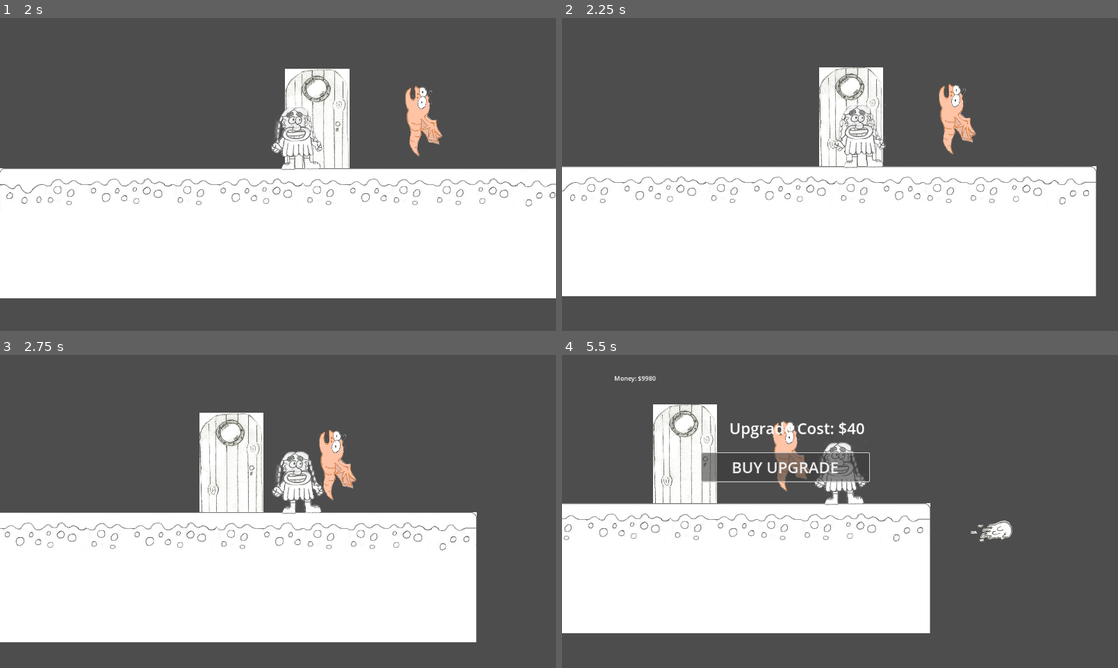
Above: before the commit, frames 1-4 (two rows, left to right).
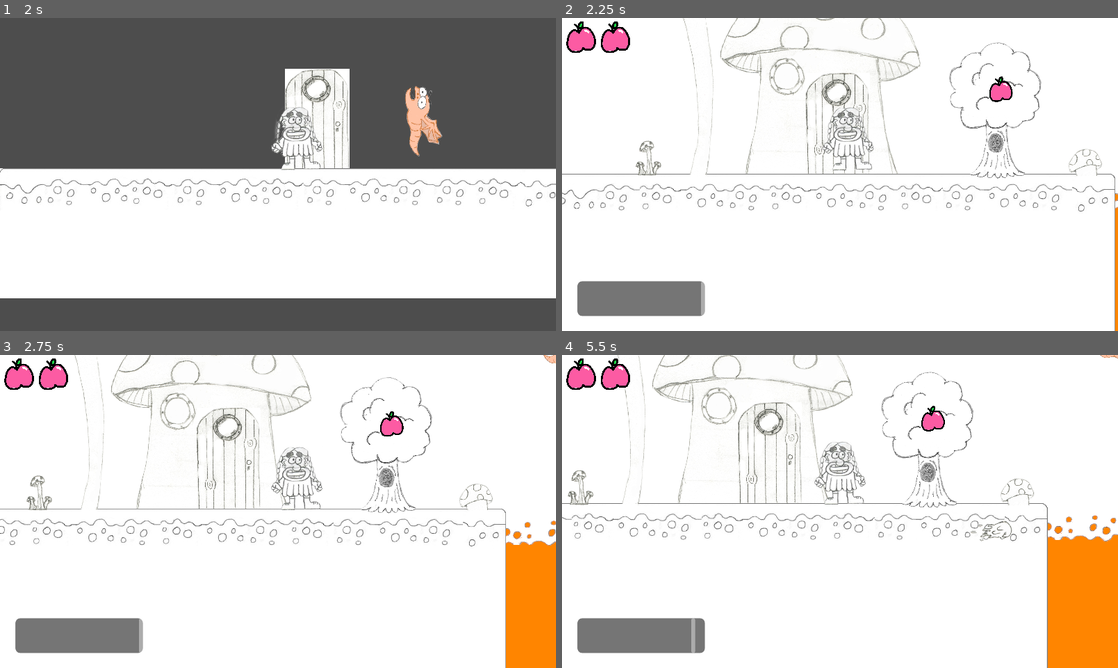
Above: after the commit, the same moments.

Repository: Arloco/game
Game: Godot game, scene res://Main_Menu/main_menu.tscn
Same seed, same stepped clock (60 frames per second), same inputs: the game is played once before the commit and once after it.
Inputs (mouse positions are in pixels of both pictures, inside the frame that each line leads up to):
- Up to frame 1 (2 s): click (300, 224) at 0.5 s; move the mouse to (400, 158) at 1.27 s; hold Right (ui_right) from 1.28 s (still down); tap Space (select) at 1.35 s; tap W (jump) at 1.52 s
- Up to frame 2 (2.25 s): keep holding Right (ui_right); move the mouse to (728, 190) at 2.02 s; tap Space (select) at 2.1 s
- Up to frame 3 (2.75 s): keep holding Right (ui_right); tap W (jump) at 2.27 s
- Up to frame 4 (5.5 s): move the mouse to (895, 442) at 2.77 s; release Right (ui_right) at 2.78 s; hold Left (ui_left) 2.78-3.53 s; click (895, 442) at 2.85 s; tap Space (select) at 3.05, 3.6, 4.35 s; move the mouse to (812, 574) at 3.52 s; hold Right (ui_right) 3.53-5 s; tap W (jump) at 3.77, 4.52 s; move the mouse to (1006, 558) at 4.27 s; click (806, 473) at 5 s, where only the run before the commit has a clickable "BUY UPGRADE"

Frame 1 is identical in both runs. In frame 2, 62% of the frame differs, in the area x 0-100%, y 0-100%; in frame 3, 65%; in frame 4, 71%.

Commit message:
fixed shop

Diff:
--- a/Scenes/Inside_of_House.tscn
+++ b/Scenes/Inside_of_House.tscn
@@ -8,7 +8,7 @@
 [ext_resource type="PackedScene" uid="uid://b3pgejynlqeos" path="res://Scenes/shop_keeper.tscn" id="6_xjpbm"]
 
 [sub_resource type="RectangleShape2D" id="RectangleShape2D_buh25"]
-size = Vector2(133, 200)
+size = Vector2(177, 266)
 
 [node name="Inside" type="Node2D"]
 
@@ -21,7 +21,7 @@
 texture = ExtResource("4_u4vde")
 
 [node name="CollisionShape2D" type="CollisionShape2D" parent="Area2D"]
-position = Vector2(8, 84)
+position = Vector2(0.5, 78)
 shape = SubResource("RectangleShape2D_buh25")
 
 [node name="Inside Platform" parent="." instance=ExtResource("2_n42q6")]
--- a/Scripts/Inside.gd
+++ b/Scripts/Inside.gd
@@ -1,19 +1,19 @@
 extends Area2D
 var door_open = false
 
-
 func _process(delta):
 	if door_open == true:
-		if Input.is_action_just_pressed("ui_select"):
+		if Input.is_action_just_pressed("select"):
 			get_tree().change_scene_to_file("res://Scenes/outside.tscn")
 
+
 func _on_body_entered(body):
-	if body.name == "CharacterBody2D":
+	if body.name == "Player":
 		door_open = true
 		print ("open")
 
 
 func _on_body_exited(body):
-	if body.name == "CharacterBody2D":
+	if body.name == "Player":
 		door_open = false
 		print("closed")
--- a/Scripts/Shop.gd
+++ b/Scripts/Shop.gd
@@ -12,6 +12,6 @@
 	currency_label.text = "Money: $" + str(Singleton.money)
 	upgrade_cost_label.text = "Upgrade Cost: $" + str(player.get_upgrade_cost())
 
-func _on_buy_button_pressed():
+func _on_buy_button_pressed() -> void:
 	player.upgrade_weapon()
 	update_ui()
--- a/project.godot
+++ b/project.godot
@@ -34,7 +34,11 @@
 "deadzone": 0.5,
 "events": [Object(InputEventKey,"resource_local_to_scene":false,"resource_name":"","device":0,"window_id":0,"alt_presse …(194 unchanged characters)…
 , Object(InputEventKey,"resource_local_to_scene":false,"resource_name":"","device":0,"window_id":0,"alt_pressed":false, …(185 unchanged characters)…
-, Object(InputEventKey,"resource_local_to_scene":false,"resource_name":"","device":0,"window_id":0,"alt_pressed":false,"shift_pressed":false,"ctrl_pressed":false,"meta_pressed":false,"pressed":false,"keycode":32,"physical_keycode":0,"key_label":0,"unicode":32,"location":0,"echo":false,"script":null)
+]
+}
+ui_select={
+"deadzone": 0.5,
+"events": [Object(InputEventJoypadButton,"resource_local_to_scene":false,"resource_name":"","device":0,"button_index":3,"pressure":0.0,"pressed":false,"script":null)
 ]
 }
 ui_left={
